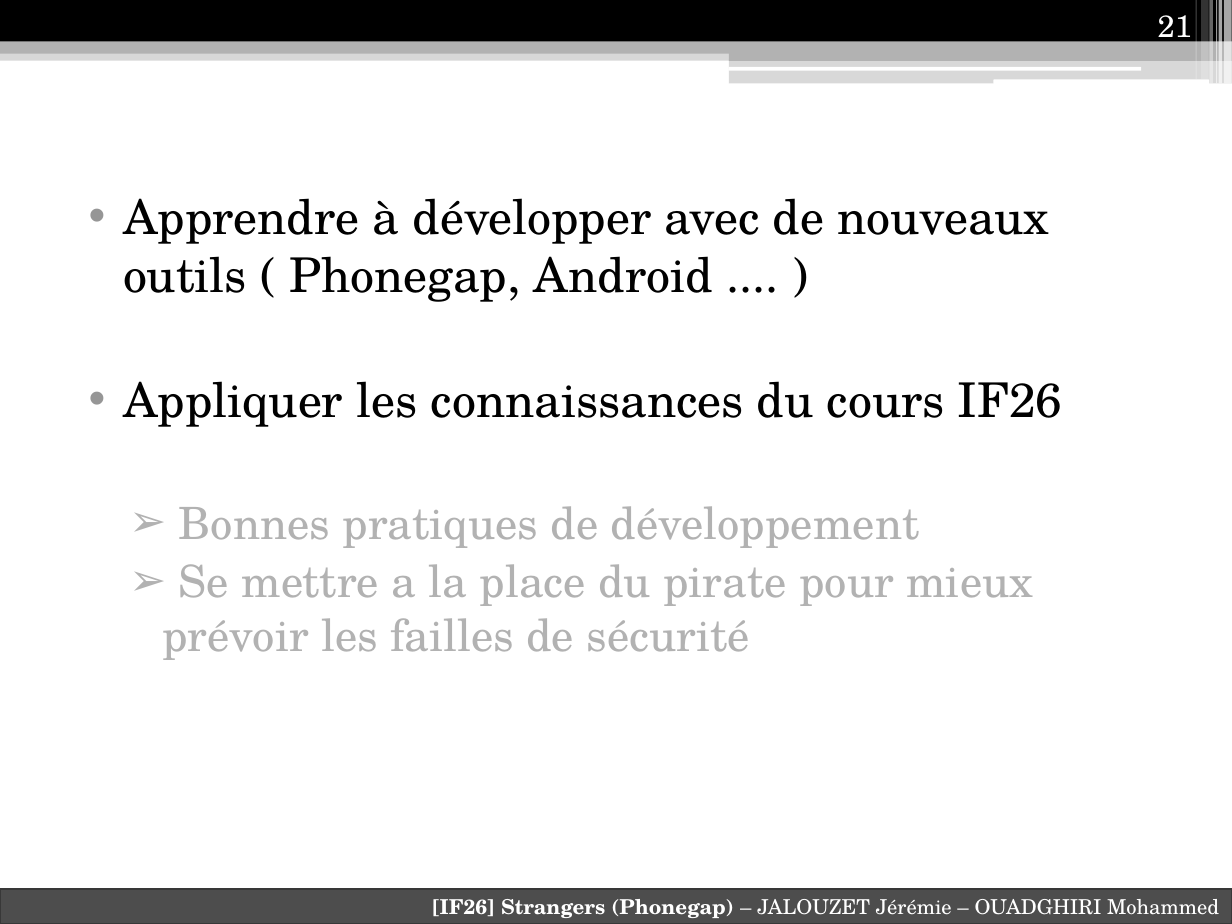
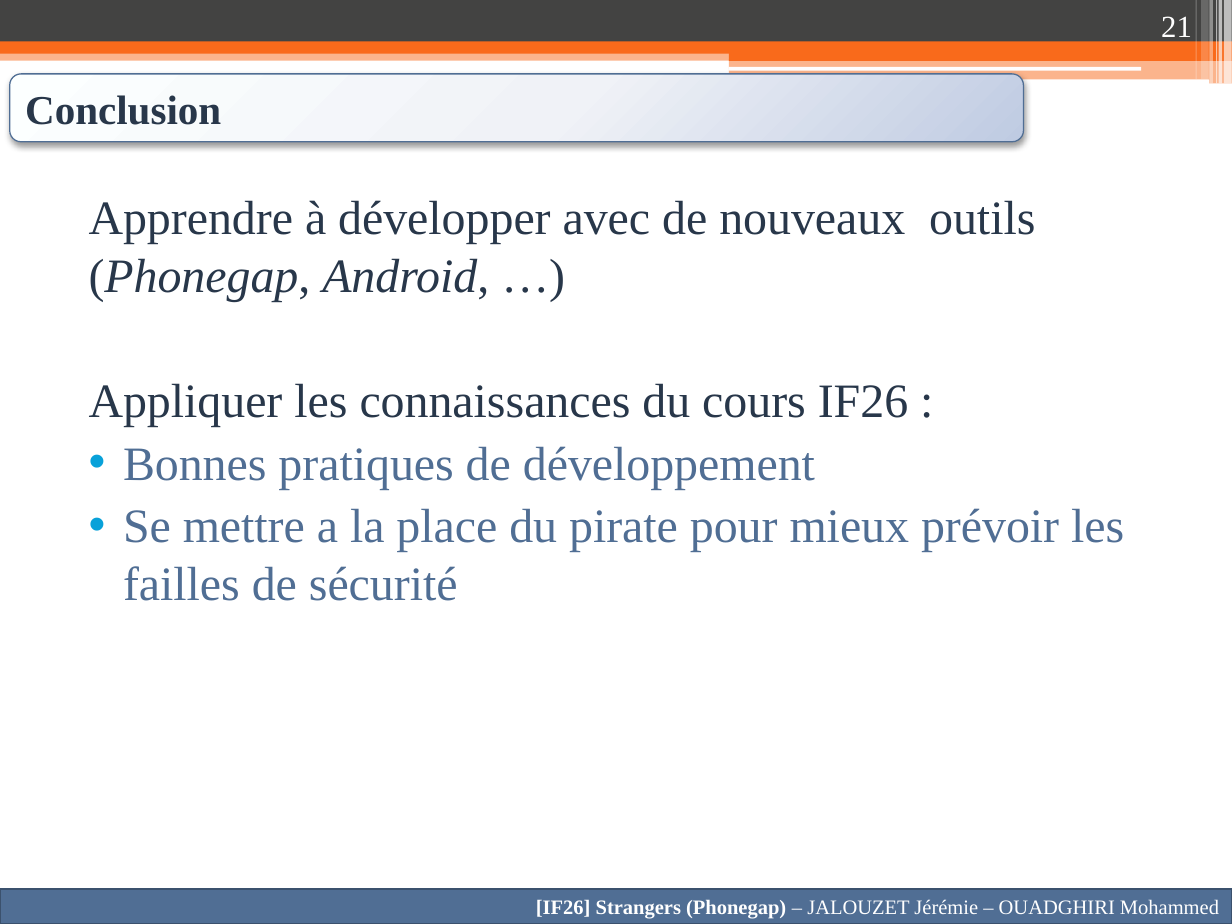
Before and after one commit to Anicky/Strangers-Phonegap, a slide deck: slide 21 of Presentation/Presentation IF26.pptx. Drawn at 1232x924 pixels with LibreOffice and Linux fonts; fonts in the diff are those of the drawing. Boxes give left, top, right and bottom in pixels: in the first picture for what was removed or moved away, otherwise in the second. Text is boxed around its words. In the diff, an @@ line names an element or a change of style, - is before the commit and + after.

```diff
--- a/Presentation/Presentation IF26.pptx
+++ b/Presentation/Presentation IF26.pptx
@@ rectangle at bbox=[0, 0, 1232, 42]: fill #000000 to #434342 @@
@@ page number at bbox=[1161, 16, 1192, 43]: font TeX Gyre Schola to Times New Roman @@
@@ rectangle at bbox=[0, 49, 1232, 60]: fill #B2B2B2 at 50% opacity to #F96A1B at 50% opacity @@
@@ rectangle at bbox=[0, 42, 1232, 54]: fill #B2B2B2 to #F96A1B @@
@@ rectangle at bbox=[729, 59, 1232, 84]: fill #B2B2B2 at 50% opacity to #F96A1B at 50% opacity @@
@@ rectangle at bbox=[729, 48, 1232, 60]: fill #B2B2B2 to #F96A1B @@
@@ rounded rectangle added at bbox=[10, 74, 1024, 142], fill gradient #FEFEFE to #F0F3F8 to #BFCBE2, outline #506E94 0.75 pt, 24 pt, text #28374A, bold @@
+Conclusion
@@ text at bbox=[89, 200, 1035, 427]: text changed; font TeX Gyre Schola to Times New Roman; text colour #000000 to #28374A @@
-• Apprendre à développer avec de nouveaux outils ( Phonegap, Android .... )
-• Appliquer les connaissances du cours IF26
+Apprendre à développer avec de nouveaux outils (Phonegap, Android, …)
+Appliquer les connaissances du cours IF26 :
@@ text at bbox=[123, 446, 1124, 601]: size 26 to 28 pt, font TeX Gyre Schola to Times New Roman, text colour #B2B2B2 to #506E94 in "Bonnes pratiques de développement", "Se mettre a la place du pirate ..."; bullet ➢ to •; list level 2 to 1 in "Bonnes pratiques de développement"; bullet colour #B2B2B2 to #08A1D9; list level 2 to 1 in "Se mettre a la place ..." @@
@@ rectangle "[IF26] Strangers (Phonegap) – JALOUZET ..." at bbox=[0, 888, 1232, 924]: font TeX Gyre Schola to Times New Roman; fill #4D4D4D to #506E94; outline #393939 1.5 pt to #3B516D 1.5 pt @@
```
Also in this commit, not shown: 19 other slides changed, 1 slide added, 1 slide removed, 3 other files.
